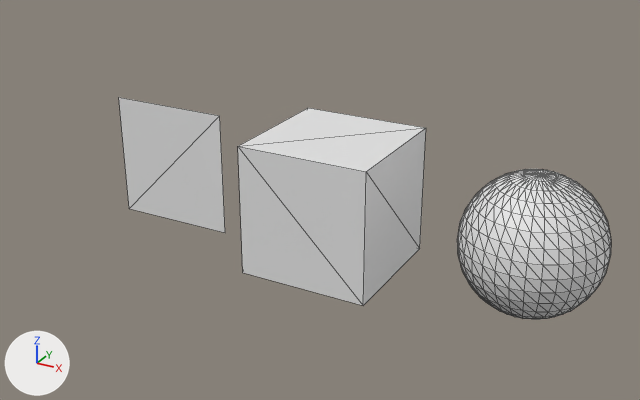
The glTF model ACG2/Assets/Defaults/Primitives/primitives.glb: old version first, new version second.
The view is the same before and after, from a 50 mm camera at (5.63, -10.68, 5.3) aimed at (-0.38, 0.26, -0.17). The lights are fixed; the arrows at lower left show +X, +Y and +Z. Mesh edges are drawn as thin lines. Vertices at the same position are counted once.

Script lines for the objects in view, before the commit:
```python
me_cube = bpy.data.meshes.new('Cube')
me_cube.from_pydata(...)  # a box spanning x -1.0..1.0, y -1.0..1.0, z -1.0..1.0
me_cube.materials.append(mat_default)  # white #e7e7e7
me_plane = bpy.data.meshes.new('Plane')
me_plane.from_pydata([(-1.0, 0.0, -1.0), (1.0, 0.0, -1.0), (-1.0, 0.0, 1.0), (1.0, 0.0, 1.0)], [], [(0, 1, 3), (0, 3, 2)])
me_plane.materials.append(mat_default)  # white #e7e7e7
me_sphere = bpy.data.meshes.new('Sphere')
me_sphere.from_pydata(...)  # a UV sphere (32 segments, 16 rings, poles along z) spanning x -1.0..1.0, y -1.0..1.0, z -1.0..1.0
me_sphere.materials.append(mat_default)  # white #e7e7e7
ob_cube = bpy.data.objects.new('Cube', me_cube)
ob_cube.location = (0.0, 0.0, 0.0)
ob_plane = bpy.data.objects.new('Plane', me_plane)
ob_plane.location = (-3.0, 0.0, 0.0)
ob_sphere = bpy.data.objects.new('Sphere', me_sphere)
ob_sphere.location = (3.0, 0.0, 0.0)
```
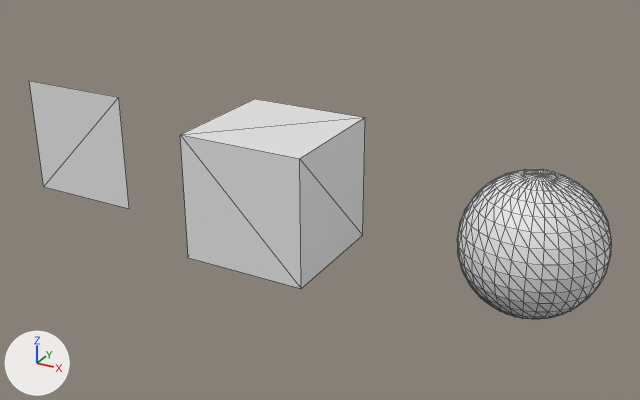
The newer file is also rescaled (x0.5), turned or shifted as a whole; pictures and numbers use the older file's frame.

Pixel boxes [x1, y1, x2, y2] of what changed, in the pictures (640 x 400 px):
'Cube', mesh moved
    before: [238, 108, 426, 306]
    after: [180, 99, 365, 288]
'Plane', mesh moved
    before: [119, 97, 225, 233]
    after: [29, 81, 129, 208]

The change, as a diff of the scene's bpy script:
```diff
--- a/ACG2/Assets/Defaults/Primitives/primitives.glb.py
+++ b/ACG2/Assets/Defaults/Primitives/primitives.glb.py
@@ me_cube @@
 me_cube.from_pydata(...)  # 8 vertices, 12 faces; spans x -1.0..1.0, y -1.0..1.0, z -1.0..1.0
 # used by ob_cube; location = (0.0, 0.0, 0.0)
+# me_cube part 1: the whole mesh is moved by (-1.0, 0.0, 0.0)
 me_cube.materials.append(mat_default)
@@ me_plane @@
 me_plane.from_pydata(...)  # 4 vertices, 2 faces; spans x -1.0..1.0, y 0.0, z -1.0..1.0
 # used by ob_plane; location = (-3.0, 0.0, 0.0)
+# me_plane part 2: the whole mesh is moved by (-2.0, 0.0, 0.0)
 me_plane.materials.append(mat_default)
```
